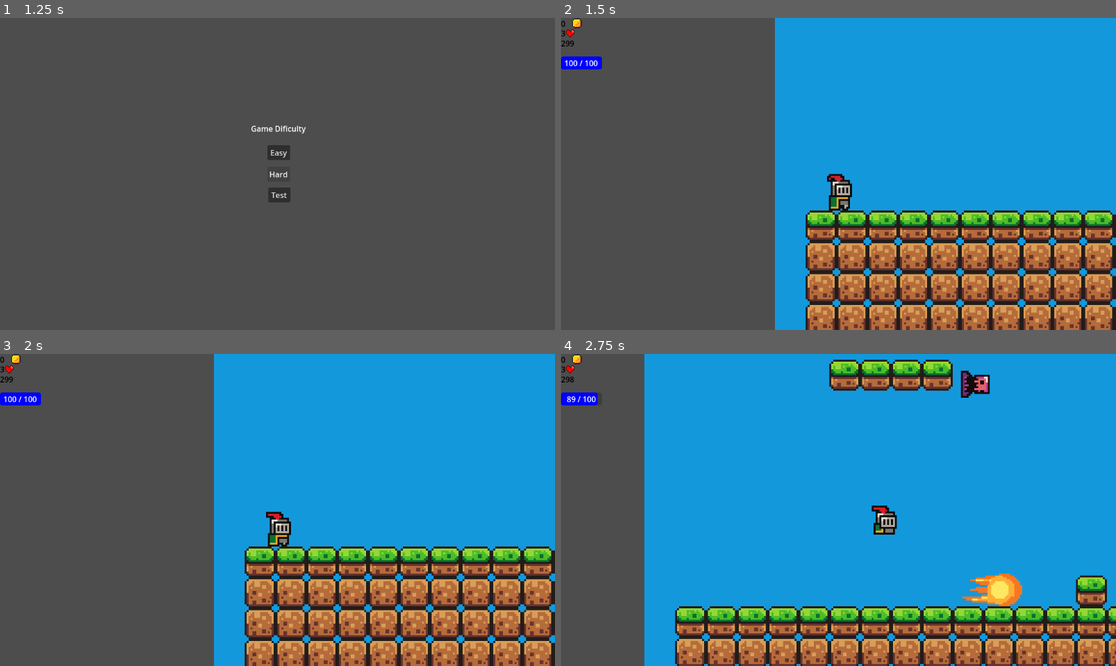
Above: before the commit, frames 1-4 (two rows, left to right).
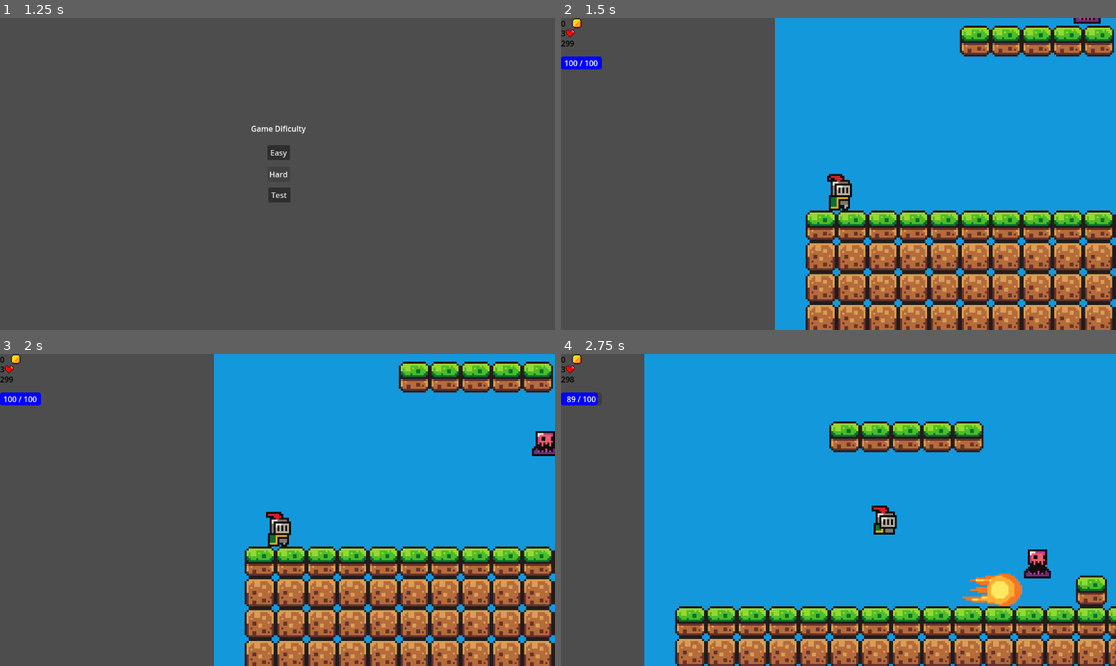
Above: after the commit, the same moments.

Repository: lolhx/Goddot-game
Game: Godot game, scene res://scene/start.tscn
Same seed, same stepped clock (60 frames per second), same inputs: the game is played once before the commit and once after it. Sound files missing from this copy of the repository are replaced by a short silence.
Inputs (mouse positions are in pixels of both pictures, inside the frame that each line leads up to):
- Up to frame 1 (1.25 s): click "Start" at 0.5 s
- Up to frame 2 (1.5 s): click "Test" at 1.25 s
- Up to frame 3 (2 s): no input
- Up to frame 4 (2.75 s): move the mouse to (960, 494) at 2.02 s; hold D (right) from 2.03 s (still down); tap J (fire) at 2.1 s; tap Space (jump) at 2.27 s

Frame 1 is identical in both runs. In frame 2, 2.8% of the frame differs, in the area x 71-100%, y 0-13%; in frame 3, 3.0%; in frame 4, 5.5%, in the area x 48-89%, y 1-72%.

Commit message:
Second craawler attempt

Diff:
--- a/scene/Crawler.tscn
+++ b/scene/Crawler.tscn
@@ -52,12 +52,12 @@
 sprite_frames = SubResource("SpriteFrames_ee0h4")
 animation = &"idle slime"
 autoplay = "idle slime"
-frame_progress = 0.44177
+frame_progress = 0.827436
 
 [node name="Killzone" parent="." instance=ExtResource("3_otyvy")]
 
 [node name="CollisionShape2D" type="CollisionShape2D" parent="Killzone"]
-position = Vector2(0, -7)
+position = Vector2(0, -6)
 shape = SubResource("RectangleShape2D_mdvdl")
 
 [node name="RayCastDownLeft" type="RayCast2D" parent="."]
@@ -72,7 +72,9 @@
 stream = ExtResource("4_cvktp")
 
 [node name="WallCheck" type="RayCast2D" parent="."]
-target_position = Vector2(10, 5)
+position = Vector2(5, -5)
+target_position = Vector2(10, 0)
 
 [node name="FloorCheck" type="RayCast2D" parent="."]
-target_position = Vector2(10, 15)
+position = Vector2(5, 0)
+target_position = Vector2(0, 15)
--- a/scene/new_game.tscn
+++ b/scene/new_game.tscn
@@ -359,7 +359,7 @@
 
 [node name="mid  ground" type="TileMapLayer" parent="."]
 z_index = 2
-tile_map_data = PackedByteArray("AAAAAAsAAAAAAAAAAAABAAsAAAA …(4211 unchanged characters)… EAAAAXAAgAAAAAAAEAAAANAAoAAAAAAAAAAAAFAAMAAAAAAAAAAAAGAAMAAAAAAAAAAAAHAAMAAAAAAAAAAAAIAAMAAAAAAAAAAAA=")
+tile_map_data = PackedByteArray("AAAAAAsAAAAAAAAAAAABAAsAAAA …(4211 unchanged characters)… EAAAAXAAgAAAAAAAEAAAANAAoAAAAAAAAAAAAFAAUAAAAAAAAAAAAGAAUAAAAAAAAAAAAHAAUAAAAAAAAAAAAIAAUAAAAAAAAAAAAJAAUAAAAAAAAAAAA=")
 tile_set = SubResource("TileSet_rnujv")
 
 [node name="slime" type="Node" parent="."]
@@ -384,4 +384,4 @@
 [node name="Timer" parent="." instance=ExtResource("5_0sx51")]
 
 [node name="Crawler" parent="." instance=ExtResource("6_0sx51")]
-position = Vector2(103, 48)
+position = Vector2(136, 79)
--- a/scene/slime.tscn
+++ b/scene/slime.tscn
@@ -61,7 +61,7 @@
 shape = SubResource("RectangleShape2D_mdvdl")
 
 [node name="RayCastright" type="RayCast2D" parent="."]
-position = Vector2(0, -8)
+position = Vector2(0, -4)
 target_position = Vector2(8, 0)
 
 [node name="RayCastDownLeft" type="RayCast2D" parent="."]
@@ -73,7 +73,7 @@
 target_position = Vector2(9, 15)
 
 [node name="RayCastleft" type="RayCast2D" parent="."]
-position = Vector2(0, -8)
+position = Vector2(0, -4)
 target_position = Vector2(-8, 0)
 
 [node name="AudioStreamPlayer2D" type="AudioStreamPlayer2D" parent="."]
--- a/scripts/crawler.gd
+++ b/scripts/crawler.gd
@@ -1,12 +1,13 @@
 extends Node2D
 
-const SPEED = 40
-const DAMAGE_AMOUNT = 10 # How much it hurts the player
+const SPEED = 60
+const GRAVITY = 800
 @export var health = 10
-@export var coins_given = 2 # Harder enemy = more coins
+@export var coins_given = 2
 
 var is_dead = false
 var is_taking_damage = false
+var turn_cooldown = false
 
 # --- SENSORS ---
 @onready var wall_check = $WallCheck
@@ -14,57 +15,81 @@
 @onready var animated_sprite = $AnimatedSprite2D
 @onready var audio_player = $AudioStreamPlayer2D
 
+func _ready():
+	# --- AUTO-CORRECT SENSORS ---
+	# This forces your RayCasts to the correct positions via code
+	# so you don't have to worry about the Scene tab settings.
+
+	if wall_check:
+		# Start at "chest height" (y=-5) to avoid tripping on the floor
+		wall_check.position = Vector2(5, -5)
+		# Look straight forward (x=10, y=0)
+		wall_check.target_position = Vector2(10, 0)
+		wall_check.enabled = true
+
+	if floor_check:
+		# Start slightly forward (x=5) to see ledges early
+		floor_check.position = Vector2(5, 0)
+		# Look straight down
+		floor_check.target_position = Vector2(0, 15)
+		floor_check.enabled = true
+
 func _process(delta):
 	if is_dead or is_taking_damage:
 		return
 
-	# 1. MOVE FORWARD (Relative to rotation)
-	# "transform.x" is the direction to the object's Right.
-	# Since we rotate the object, this always points "Forward" along the wall.
+	# --- 1. GRAVITY FIX ---
+	# If neither sensor hits anything, we are floating. Fall down!
+	if not floor_check.is_colliding() and not wall_check.is_colliding():
+		global_position.y += 150 * delta
+		return # Stop crawling while falling
+
+	# --- 2. MOVEMENT ---
 	position += transform.x * SPEED * delta
 
-	# 2. CLIMBING LOGIC
+	# --- 3. COOLDOWN ---
+	# If we just turned, stop thinking for 0.2s so we don't spin
+	if turn_cooldown:
+		return
+
+	# --- 4. TURNING LOGIC ---
 
 	if wall_check.is_colliding():
-		# HIT A WALL -> Rotate -90 degrees to climb UP it
+		# HIT A WALL -> Nudge forward into it, then rotate UP (-90)
+		position += transform.x * 2
+		start_turn_cooldown()
 		rotation_degrees -= 90
 
 	elif not floor_check.is_colliding():
-		# RAN OFF LEDGE -> Rotate +90 degrees to climb DOWN it
+		# RAN OFF LEDGE -> Nudge forward over the edge, then rotate DOWN (+90)
+		position += transform.x * 5
+		start_turn_cooldown()
 		rotation_degrees += 90
-		# We push it slightly forward/down to span the gap so it doesn't get stuck looping
-		position += transform.x * SPEED * delta
+
+func start_turn_cooldown():
+	turn_cooldown = true
+	await get_tree().create_timer(0.2).timeout
+	turn_cooldown = false
 
 func take_damage(amount, attacker_pos = null):
 	if is_dead: return
-
 	health -= amount
-
-	# Visual Feedback
 	animated_sprite.modulate = Color.RED
 	is_taking_damage = true
 
-	# --- KNOCKBACK (Along the surface) ---
-	# We move BACKWARDS relative to our facing direction
-	position -= transform.x * 20
+	# Simple knockback
+	position -= transform.x * 10
 
 	await get_tree().create_timer(0.1).timeout
-
 	animated_sprite.modulate = Color.WHITE
 	is_taking_damage = false
-
-	if health <= 0:
-		die()
+	if health <= 0: die()
 
 func die():
 	is_dead = true
 	Global.total_coins += coins_given
-
-	# Hide sprite and disable collisions
 	animated_sprite.visible = false
-	if has_node("Killzone"): $Killzone.queue_free() # Remove hurtbox immediately
-
-	# Play sound and delete
+	if has_node("Killzone"): $Killzone.queue_free()
 	audio_player.play()
 	await audio_player.finished
-	queue_free()
+	if Engine.time_scale == 1.0: queue_free()
